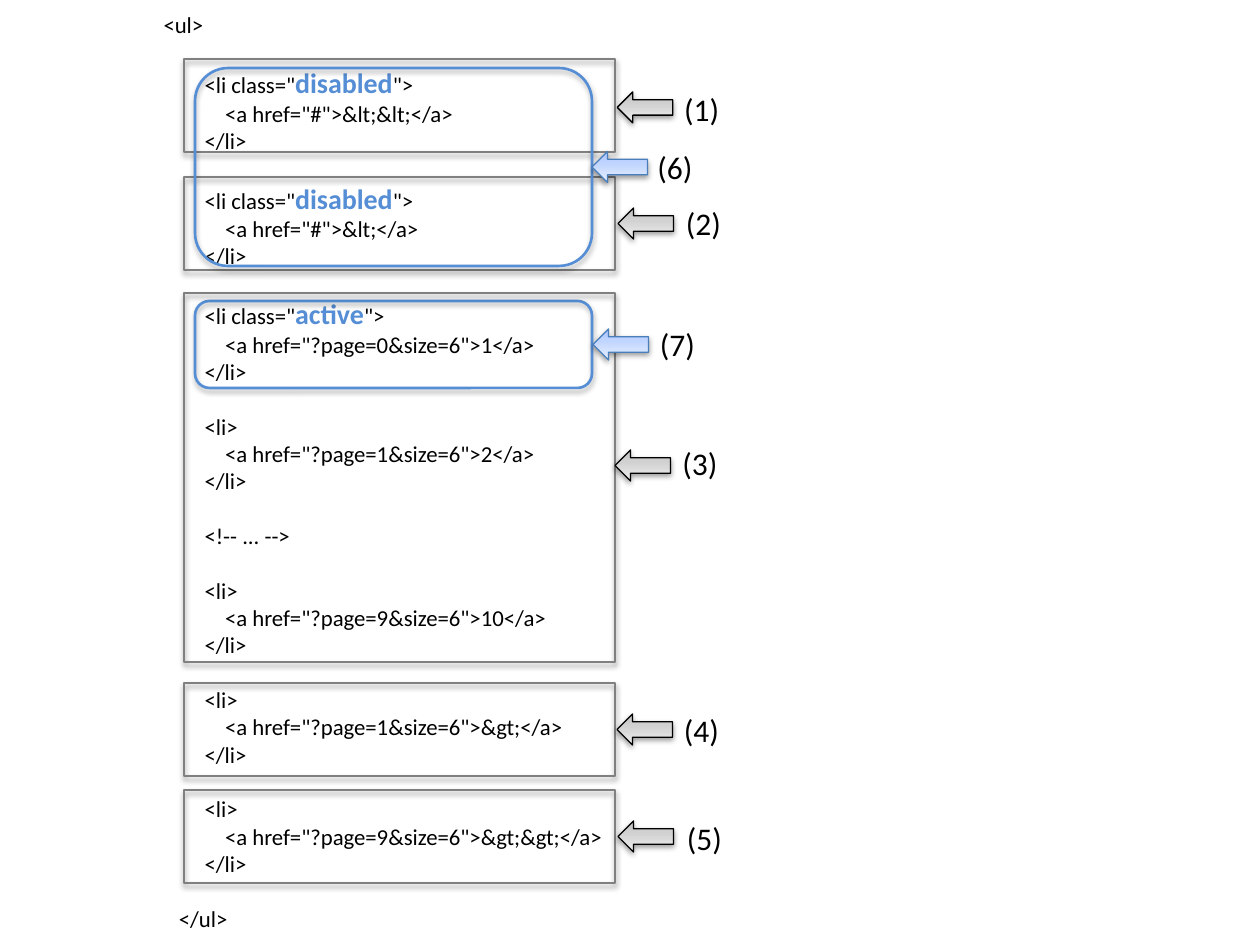
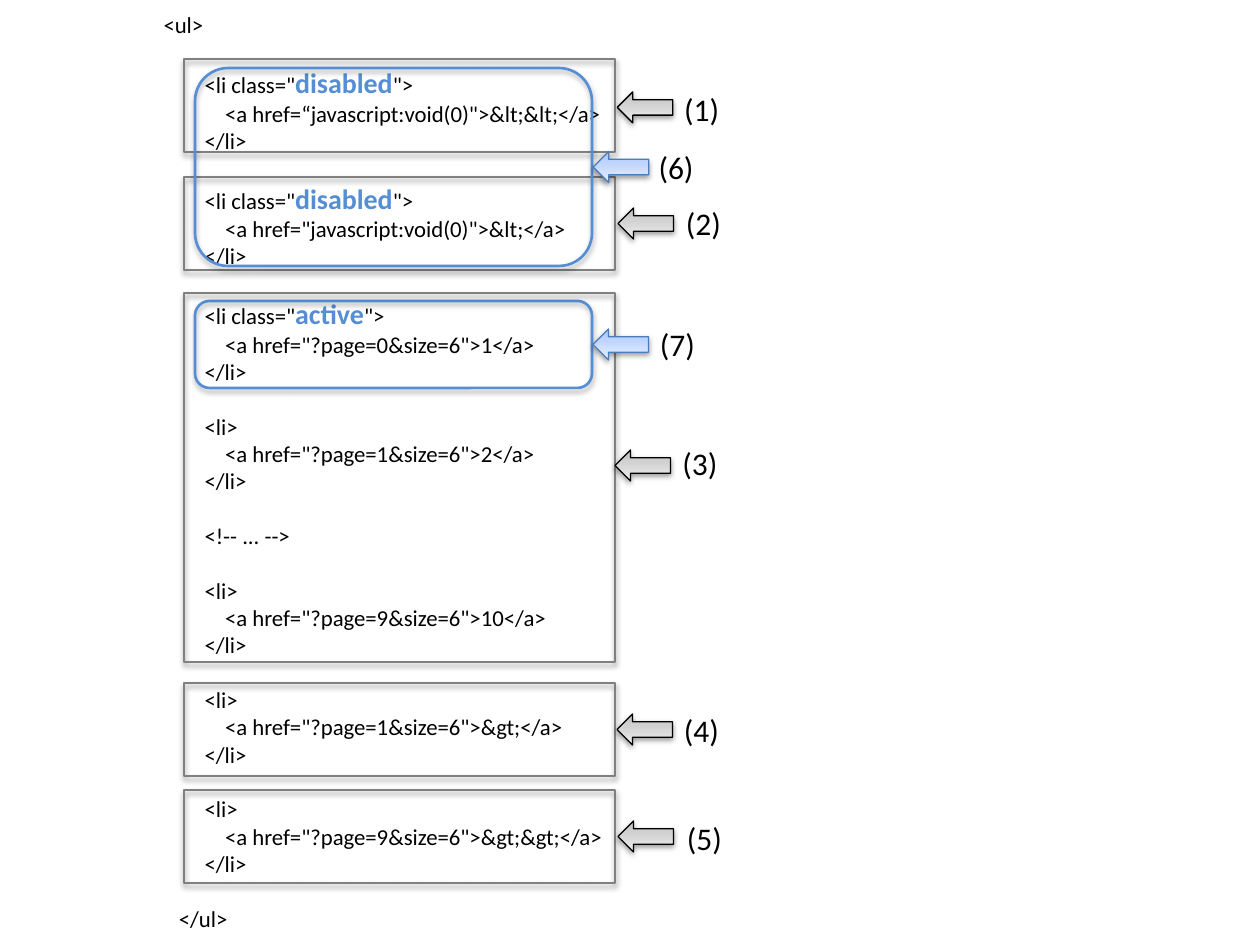
Before and after one commit to garbagetown/guideline, a slide deck: slide 5 of source/ArchitectureInDetail/images_Pagination/materialPagination.pptx. Drawn at 1260x945 pixels with LibreOffice and Linux fonts; fonts in the diff are those of the drawing. Boxes give left, top, right and bottom in pixels: in the first picture for what was removed or moved away, otherwise in the second. Text is boxed around its words. In the diff, an @@ line names an element or a change of style, - is before the commit and + after.

```diff
--- a/source/ArchitectureInDetail/images_Pagination/materialPagination.pptx
+++ b/source/ArchitectureInDetail/images_Pagination/materialPagination.pptx
@@ text at box(225, 102, 600, 128): text changed @@
-<a href="#">&lt;&lt;</a>
+<a href=“javascript:void(0)">&lt;&lt;</a>
@@ text at box(225, 220, 565, 241): text changed @@
-<a href="#">&lt;</a>
+<a href="javascript:void(0)">&lt;</a>
```
Also in this commit, not shown: 2 other slides changed, 4 other files.
